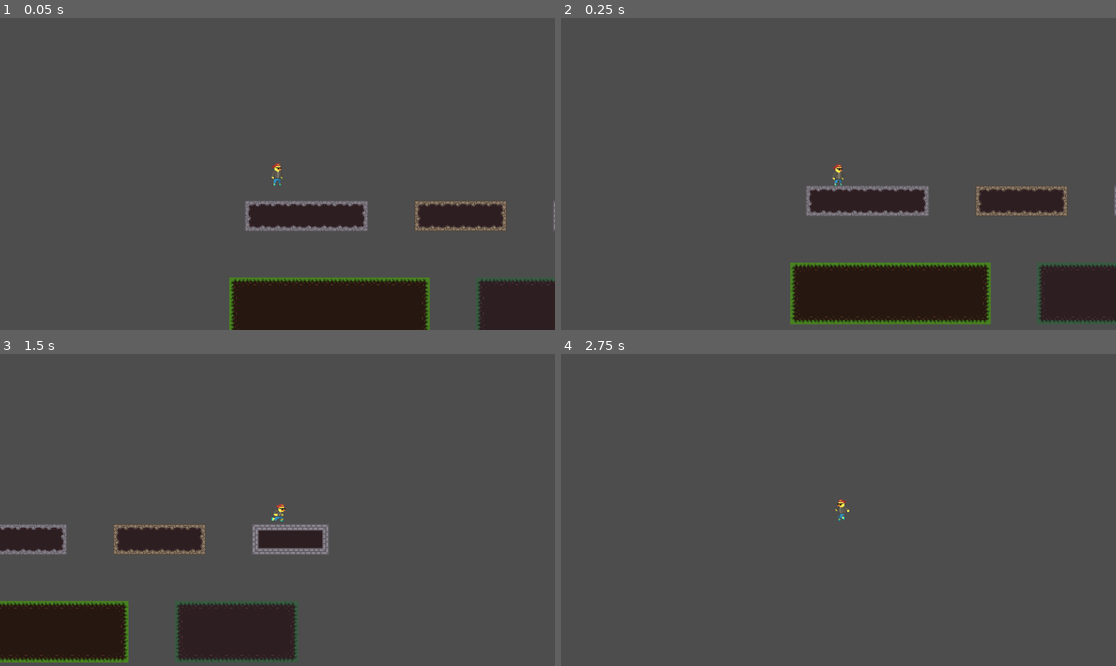
Above: before the commit, frames 1-4 (two rows, left to right).
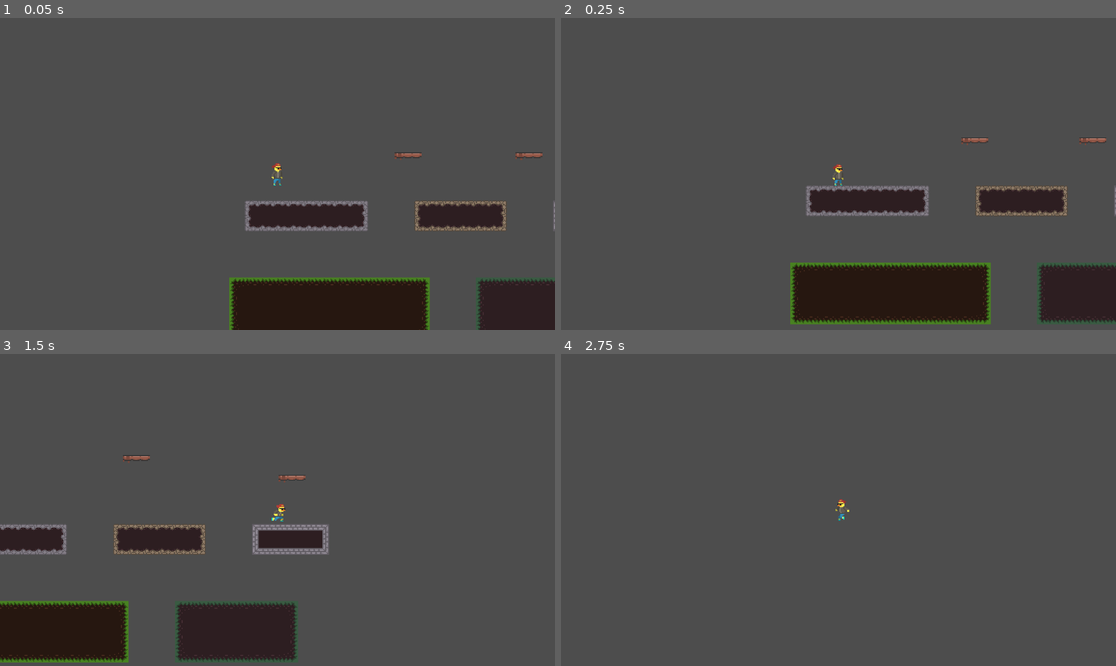
Above: after the commit, the same moments.

Repository: Wizz0/utervania
Game: Godot game, scene res://temp/level.tscn
Same seed, same stepped clock (60 frames per second), same inputs: the game is played once before the commit and once after it. The project has no main scene, so this scene is started directly.
Inputs:
- Up to frame 1 (0.05 s): no input
- Up to frame 2 (0.25 s): no input
- Up to frame 3 (1.5 s): hold Right (ui_right) from 0.53 s (still down); tap Shift (dash) at 0.6, 1.35 s; tap Space (jump) at 0.77 s
- Up to frame 4 (2.75 s): tap Space (jump) at 1.52 s; release Right (ui_right) at 2.03 s; hold Left (ui_left) from 2.03 s (still down); tap Shift (dash) at 2.1 s

The runs differ from the first frame. In frame 1, 0.1% of the frame differs, in the area x 71-98%, y 43-46%; in frame 2, 0.2%, in the area x 72-99%, y 38-41%; in frame 3, 0.2%; in frame 4, nothing differs.

Commit message:
added moving platform

Diff:
--- /dev/null
+++ b/scenes/moving_platform.tscn
@@ -0,0 +1,73 @@
+[gd_scene load_steps=7 format=3 uid="uid://3v8hvlbis1is"]
+
+[ext_resource type="Script" uid="uid://bss0fuaqf4ylk" path="res://scripts/moving_platform.gd" id="1_1tdcd"]
+[ext_resource type="Texture2D" uid="uid://bt6ye2xatih0f" path="res://assets/interactables/wood_slab_middle.png" id="1_ms375"]
+
+[sub_resource type="RectangleShape2D" id="RectangleShape2D_1tdcd"]
+size = Vector2(27.831305, 6)
+
+[sub_resource type="Animation" id="Animation_mb26n"]
+resource_name = "move"
+length = 2.0
+loop_mode = 2
+tracks/0/type = "value"
+tracks/0/imported = false
+tracks/0/enabled = true
+tracks/0/path = NodePath("PathFollow2D:progress_ratio")
+tracks/0/interp = 1
+tracks/0/loop_wrap = true
+tracks/0/keys = {
+"times": PackedFloat32Array(0, 2),
+"transitions": PackedFloat32Array(-1.55, 1),
+"update": 0,
+"values": [0.0, 1.0]
+}
+
+[sub_resource type="Animation" id="Animation_afg43"]
+length = 0.001
+tracks/0/type = "value"
+tracks/0/imported = false
+tracks/0/enabled = true
+tracks/0/path = NodePath("PathFollow2D:progress_ratio")
+tracks/0/interp = 1
+tracks/0/loop_wrap = true
+tracks/0/keys = {
+"times": PackedFloat32Array(0),
+"transitions": PackedFloat32Array(1),
+"update": 0,
+"values": [0.0]
+}
+
+[sub_resource type="AnimationLibrary" id="AnimationLibrary_pgg5x"]
+_data = {
+&"RESET": SubResource("Animation_afg43"),
+&"move": SubResource("Animation_mb26n")
+}
+
+[node name="MovingPlatform" type="Path2D"]
+script = ExtResource("1_1tdcd")
+
+[node name="PathFollow2D" type="PathFollow2D" parent="."]
+position = Vector2(0.14306068, 0.069576226)
+progress = 22.07028
+rotates = false
+
+[node name="RemoteTransform2D" type="RemoteTransform2D" parent="PathFollow2D"]
+remote_path = NodePath("../../AnimatableBody2D")
+
+[node name="AnimatableBody2D" type="AnimatableBody2D" parent="."]
+position = Vector2(0.14306068, 0.069576226)
+
+[node name="Sprite2D" type="Sprite2D" parent="AnimatableBody2D"]
+position = Vector2(5.9156523, 0)
+scale = Vector2(1.7394565, 1)
+texture = ExtResource("1_ms375")
+
+[node name="CollisionShape2D" type="CollisionShape2D" parent="AnimatableBody2D"]
+position = Vector2(5.9156513, -1)
+shape = SubResource("RectangleShape2D_1tdcd")
+
+[node name="AnimationPlayer" type="AnimationPlayer" parent="."]
+libraries = {
+&"": SubResource("AnimationLibrary_pgg5x")
+}
--- /dev/null
+++ b/scripts/moving_platform.gd
@@ -0,0 +1,17 @@
+extends Path2D
+
+@export var loop = true
+@export var speed = 1.0
+@export var speed_scale = 1.0
+
+@onready var path = $PathFollow2D
+@onready var anim = $AnimationPlayer
+
+func _ready() -> void:
+	if !loop:
+		anim.play("move")
+		anim.speed_scale = speed_scale
+		set_process(false)
+
+func _process(delta: float) -> void:
+	path.progress += speed
--- a/temp/level.tscn
+++ b/temp/level.tscn
@@ -1,7 +1,8 @@
-[gd_scene load_steps=5 format=3 uid="uid://b352fwnifi0gr"]
+[gd_scene load_steps=8 format=3 uid="uid://b352fwnifi0gr"]
 
 [ext_resource type="Texture2D" uid="uid://dai1rqbg23sri" path="res://assets/tileset/tileset.png" id="1_gk1h6"]
 [ext_resource type="PackedScene" uid="uid://dwtqehgwtnbtw" path="res://scenes/uter.tscn" id="2_h4a28"]
+[ext_resource type="PackedScene" uid="uid://3v8hvlbis1is" path="res://scenes/moving_platform.tscn" id="3_ivns5"]
 
 [sub_resource type="TileSetAtlasSource" id="TileSetAtlasSource_h4a28"]
 texture = ExtResource("1_gk1h6")
@@ -423,6 +424,18 @@
 terrain_set_0/terrain_4/color = Color(0.28125, 0.5, 0.25, 1)
 sources/0 = SubResource("TileSetAtlasSource_h4a28")
 
+[sub_resource type="Curve2D" id="Curve2D_ivns5"]
+_data = {
+"points": PackedVector2Array(0, 0, 0, 0, 0, -1, 0, 0, 0, 0, 40, -1, 0, 0, 0, 0, 51, -12, 0, 0, 0, 0, 54, -28, 0, 0, 0, 0, 49, -52, 0, 0, 0, 0, 33, -63, 0, 0, 0, 0, 5, -66, 0, 0, 0, 0, -8, -64, 0, 0, 0, 0, -20, -57, 0, 0, 0, 0, -31, -40, 0, 0, 0, 0, -27, -9, 0, 0, 0, 0, 0, -1)
+}
+point_count = 12
+
+[sub_resource type="Curve2D" id="Curve2D_6suhx"]
+_data = {
+"points": PackedVector2Array(0, 0, 0, 0, 6, -1, 0, 0, 0, 0, 50, -2, 0, 0, 0, 0, 89, -2)
+}
+point_count = 3
+
 [node name="Level" type="Node2D"]
 
 [node name="TileMap" type="TileMap" parent="."]
@@ -432,3 +445,13 @@
 
 [node name="Uter" parent="." instance=ExtResource("2_h4a28")]
 position = Vector2(50, -109)
+
+[node name="MovingPlatform" parent="." instance=ExtResource("3_ivns5")]
+position = Vector2(157, -125)
+curve = SubResource("Curve2D_ivns5")
+speed = 0.5
+
+[node name="MovingPlatform2" parent="." instance=ExtResource("3_ivns5")]
+position = Vector2(299, -125)
+curve = SubResource("Curve2D_6suhx")
+loop = false
Binary file added: assets/interactables/wood_slab_middle.png
Not shown, added: assets/interactables/wood_slab_middle.png.import
Not shown, added: scripts/moving_platform.gd.uid
